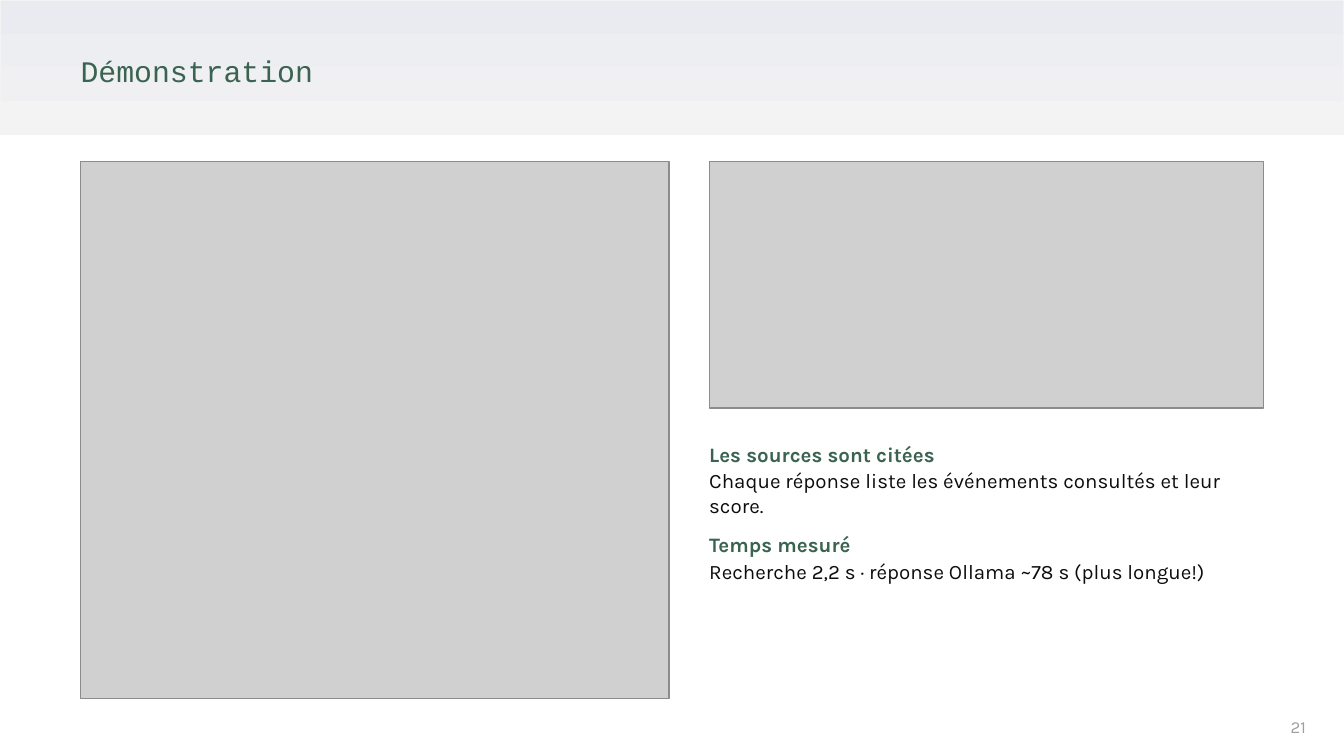
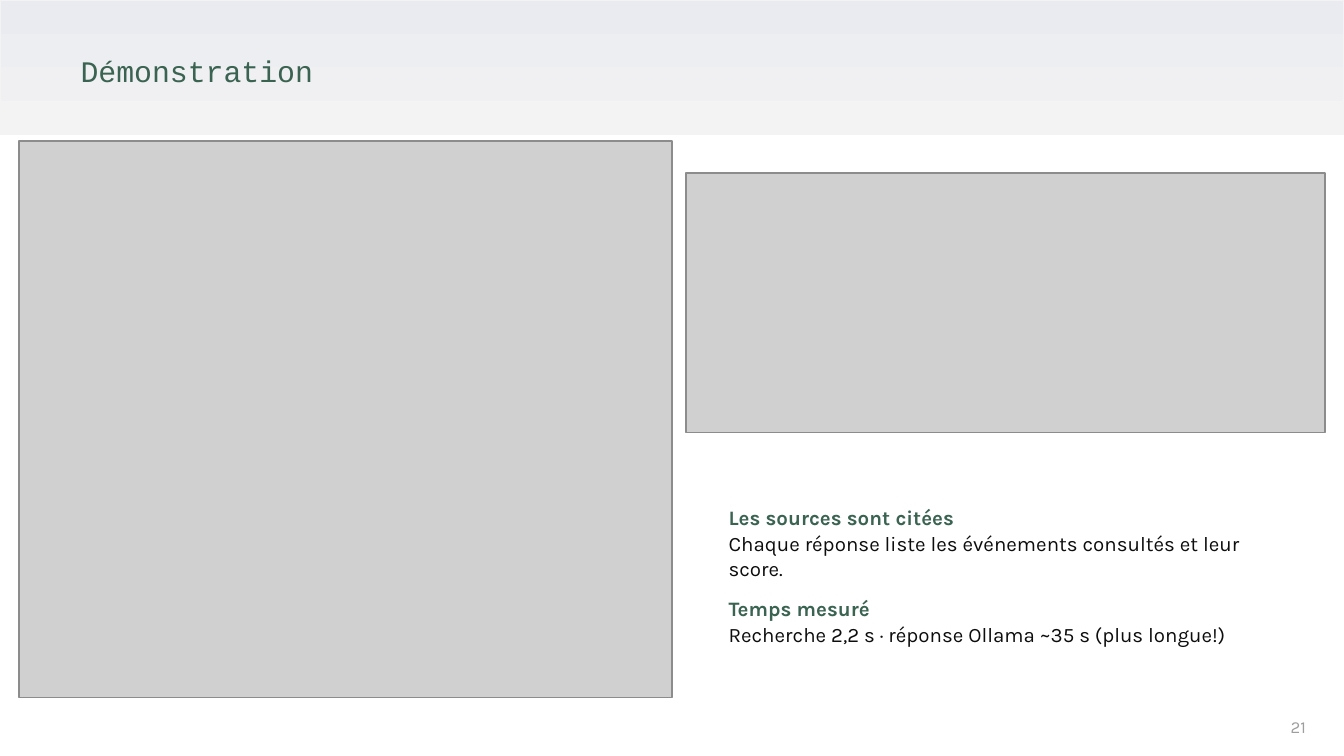
Before and after one commit to Solisdata/ocr_projet11_RAG, a slide deck: slide 21 of docs/ocr_projet11_RAG_v6.pptx. Drawn at 1344x756 pixels with LibreOffice and Linux fonts; fonts in the diff are those of the drawing; grey boxes stand for pictures. Boxes give left, top, right and bottom in pixels: in the first picture for what was removed or moved away, otherwise in the second. Text is boxed around its words. In the diff, an @@ line names an element or a change of style, - is before the commit and + after.

```diff
--- a/docs/ocr_projet11_RAG_v6.pptx
+++ b/docs/ocr_projet11_RAG_v6.pptx
@@ picture: place and size @@
-picture at box(81, 161, 669, 699)
+picture at box(19, 141, 672, 698)
@@ picture: place and size @@
-picture at box(710, 161, 1263, 409)
+picture at box(687, 173, 1325, 433)
@@ text "Les sources sont citées": place and size @@
-text "Les sources sont citées" at box(709, 446, 1220, 584)
+text "Les sources sont citées" at box(729, 509, 1239, 647)
@@ text at box(729, 626, 1225, 647): text changed @@
-Recherche 2,2 s · réponse Ollama ~78 s (plus longue!)
+Recherche 2,2 s · réponse Ollama ~35 s (plus longue!)
```
Also in this commit, not shown: 1 other file.
